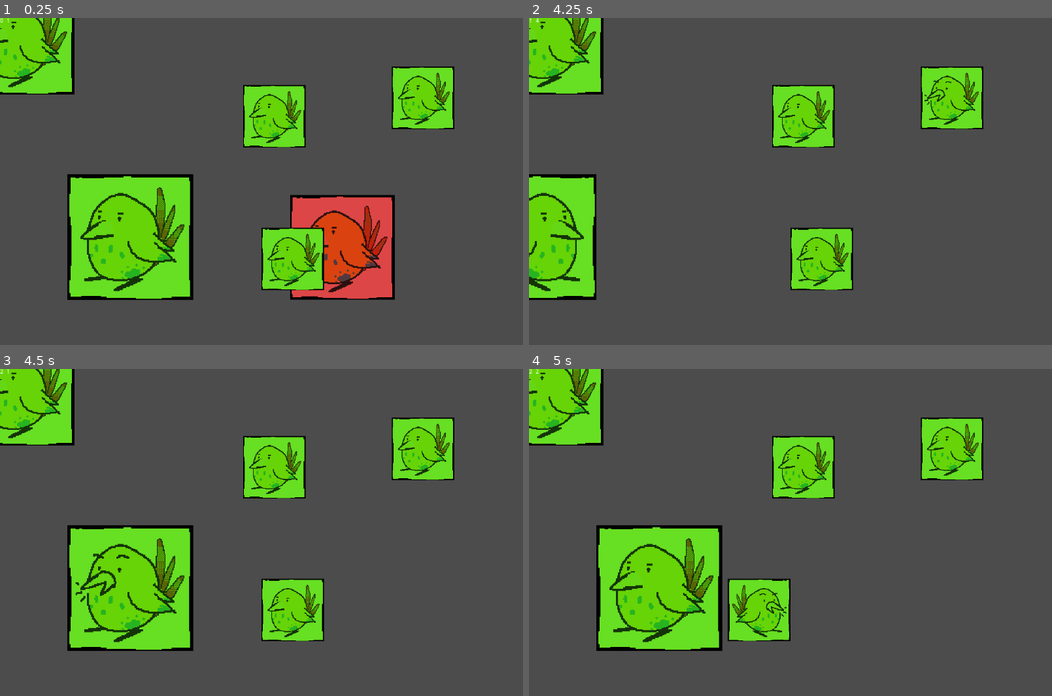
Above: before the commit, frames 1-4 (two rows, left to right).
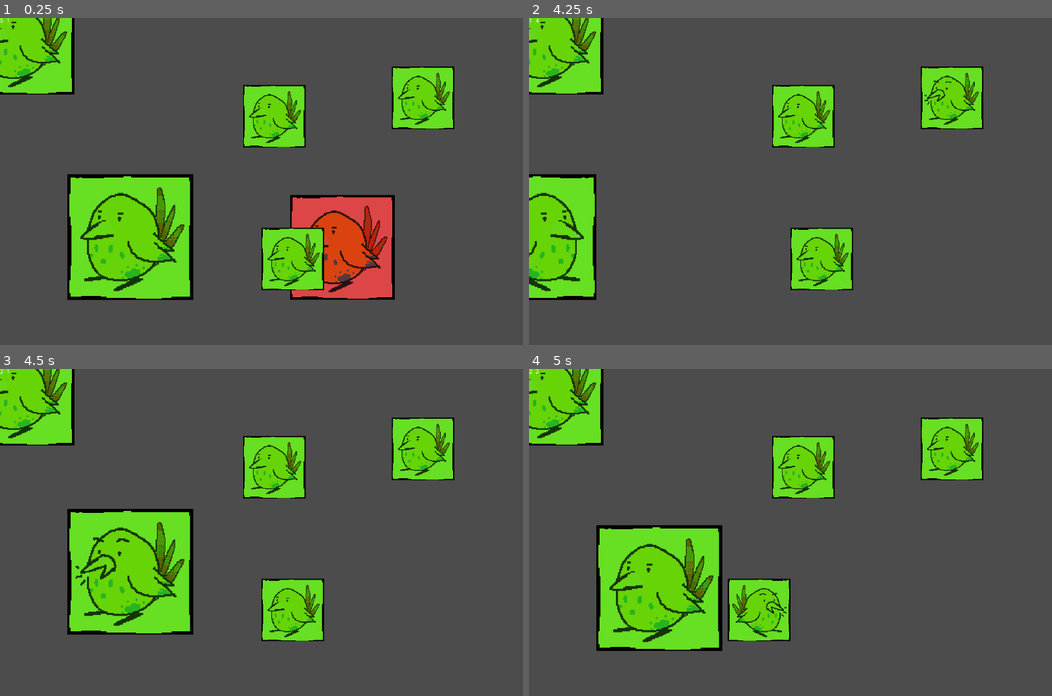
Above: after the commit, the same moments.

Repository: mapedorr/CapstoneGame
Game: Godot game, scene res://Limpiar/Limpiar.tscn
Two runs of this game, one before a commit and one after it. Both use one fixed random seed, a clock stepped at 60 frames per second and the inputs below.
Inputs (mouse positions are in pixels of both pictures, inside the frame that each line leads up to):
- Up to frame 1 (0.25 s): no input
- Up to frame 2 (4.25 s): tap Enter at 0.5 s; drag from (868, 246) to (842, 109) at 0.52 s; drag from (685, 197) to (868, 246) at 1.27 s; move the mouse to (842, 109) at 2.02 s; click (842, 109) at 2.17 s; drag from (764, 246) to (633, 132) at 2.77 s; move the mouse to (947, 230) at 3.52 s; click (947, 230) at 3.67 s
- Up to frame 3 (4.5 s): drag from (104, 483) to (339, 597) at 4.27 s
- Up to frame 4 (5 s): no input

Frames 1-2 are identical in both runs. In frame 3, 6.0% of the frame differs, in the area x 12-37%, y 42-87%; in frame 4, nothing differs.

Commit message:
solved some bugs

Diff:
--- a/Limpiar/Limpiar.tscn
+++ b/Limpiar/Limpiar.tscn
@@ -35,22 +35,6 @@
 Label/fonts/font = null
 Label/styles/normal = null
 
-[sub_resource type="Animation" id=3]
-resource_name = "Dance"
-length = 0.2
-tracks/0/type = "value"
-tracks/0/path = NodePath(".:position")
-tracks/0/interp = 1
-tracks/0/loop_wrap = true
-tracks/0/imported = false
-tracks/0/enabled = true
-tracks/0/keys = {
-"times": PoolRealArray( 0, 0.1, 0.2 ),
-"transitions": PoolRealArray( 1, 1, 1 ),
-"update": 1,
-"values": [ Vector2( 0, 0 ), Vector2( 0, -20 ), Vector2( 0, 0 ) ]
-}
-
 [sub_resource type="Animation" id=4]
 resource_name = "Dance"
 length = 0.2
@@ -195,7 +179,7 @@
 script = ExtResource( 12 )
 
 [node name="Dance" type="AnimationPlayer" parent="Bird/DancingBird"]
-anims/Dance = SubResource( 3 )
+anims/Dance = SubResource( 4 )
 
 [node name="Chirp" type="AudioStreamPlayer2D" parent="Bird/DancingBird"]
 stream = ExtResource( 13 )
@@ -274,11 +258,3 @@
 [connection signal="swipe_started" from="SwipeBird/SwipeDetector" to="SwipeBird" method="_on_SwipeDetector_swipe_started"]
 [connection signal="swiped" from="SwipeBird/SwipeDetector" to="SwipeBird" method="_on_SwipeDetector_swiped"]
 [connection signal="timeout" from="MusicManager/Metronome/Timer" to="MusicManager/Metronome" method="_on_Timer_timeout"]
-[connection signal="pressed" from="Bird/DancingBird" to="Bird/DancingBird" method="_on_touch_pressed"]
-[connection signal="released" from="Bird/DancingBird" to="Bird/DancingBird" method="_on_touch_released"]
-[connection signal="pressed" from="Bird2/DancingBird" to="Bird2/DancingBird" method="_on_touch_pressed"]
-[connection signal="released" from="Bird2/DancingBird" to="Bird2/DancingBird" method="_on_touch_released"]
-[connection signal="pressed" from="Bird3/DancingBird" to="Bird3/DancingBird" method="_on_touch_pressed"]
-[connection signal="released" from="Bird3/DancingBird" to="Bird3/DancingBird" method="_on_touch_released"]
-[connection signal="pressed" from="Bird4/DancingBird" to="Bird4/DancingBird" method="_on_touch_pressed"]
-[connection signal="released" from="Bird4/DancingBird" to="Bird4/DancingBird" method="_on_touch_released"]
